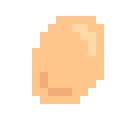
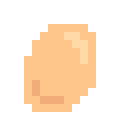
Two versions of the same layered image (128x128). Layer-by-layer changes:
renamed "Background" to "Egg.psd", painted on it over [24, 16, 104, 112]
